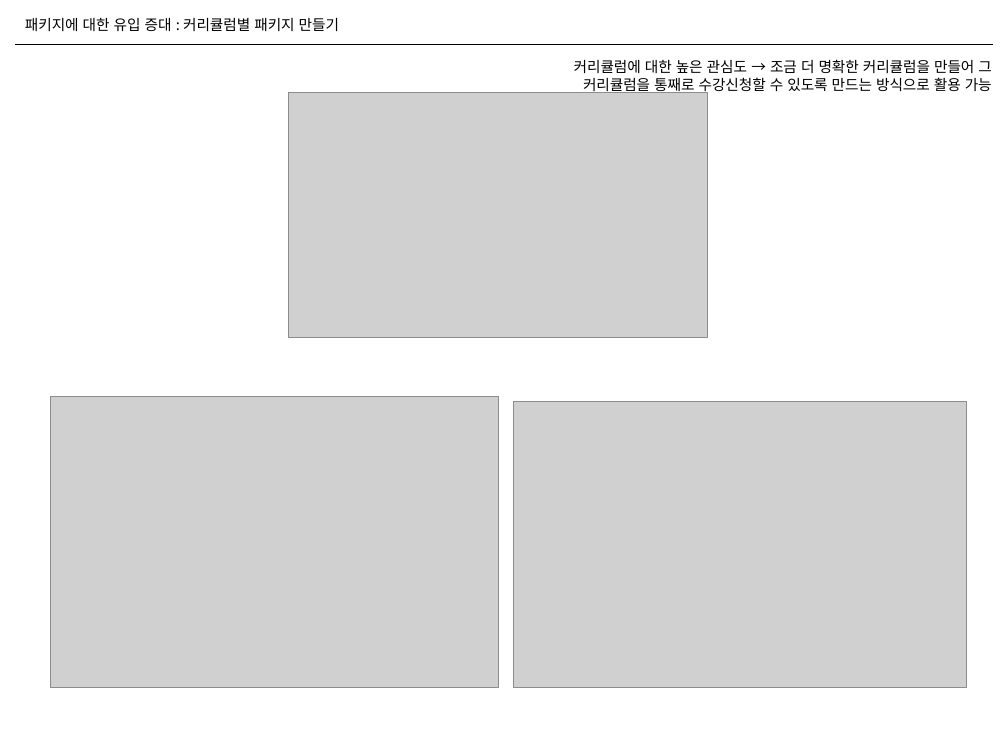
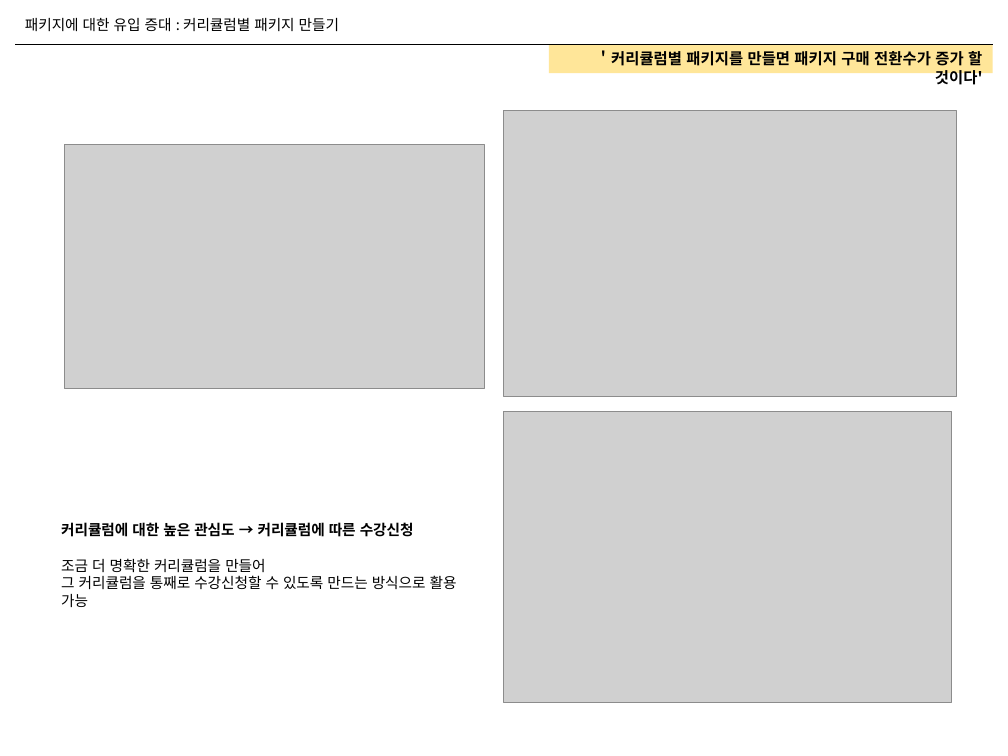
Before and after one commit to naxvinci/marketing, a slide deck: slide 22 of marketing_insights_GA.pptx (slide 20 before the commit). Drawn at 1008x756 pixels with LibreOffice and Linux fonts; fonts in the diff are those of the drawing; grey boxes stand for pictures. Boxes give left, top, right and bottom in pixels: in the first picture for what was removed or moved away, otherwise in the second. Text is boxed around its words. In the diff, an @@ line names an element or a change of style, - is before the commit and + after.

```diff
--- a/marketing_insights_GA.pptx
+++ b/marketing_insights_GA.pptx
@@ rectangle added at <box>548,44,992,74</box>, fill #FFE699, 11 pt, text #000000, bold @@
+＇커리큘럼별 패키지를 만들면 패키지 구매 전환수가 증가 할 것이다'
@@ picture: place and size @@
-picture at <box>514,401,967,687</box>
+picture at <box>504,110,957,396</box>
@@ picture: place and size @@
-picture at <box>288,93,708,337</box>
+picture at <box>65,144,484,388</box>
@@ picture: place and size @@
-picture at <box>50,397,498,688</box>
+picture at <box>504,411,952,703</box>
@@ text at <box>61,522,457,607</box>: text changed @@
-커리큘럼에 대한 높은 관심도 → 조금 더 명확한 커리큘럼을 만들어 그 커리큘럼을 통째로 수강신청할 수 있도록 만드는 방식으로 활용 가능
+커리큘럼에 대한 높은 관심도 → 커리큘럼에 따른 수강신청
+조금 더 명확한 커리큘럼을 만들어
+그 커리큘럼을 통째로 수강신청할 수 있도록 만드는 방식으로 활용 가능
```
Also in this commit, not shown: 8 other slides changed, 4 slides added, 1 slide removed.
